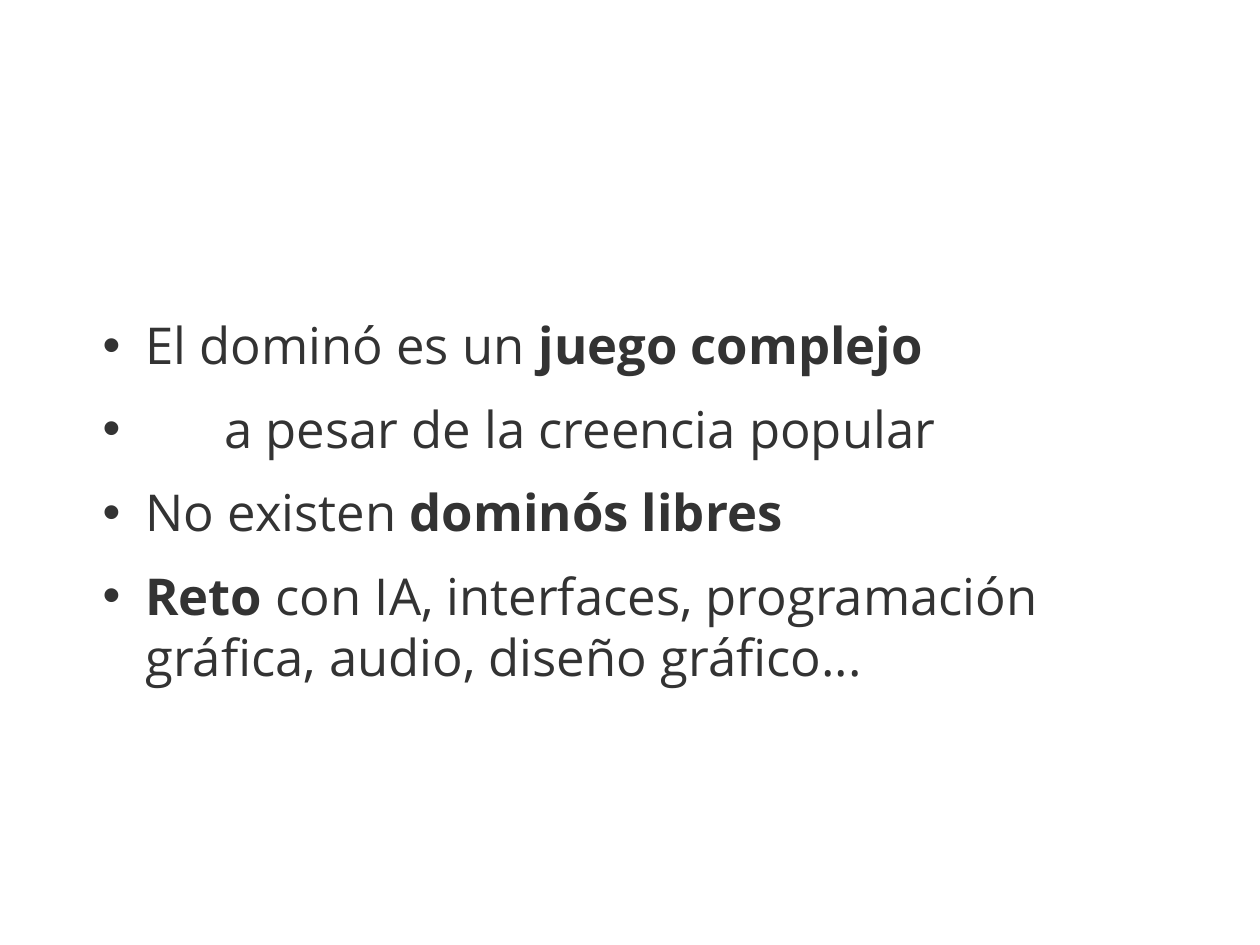
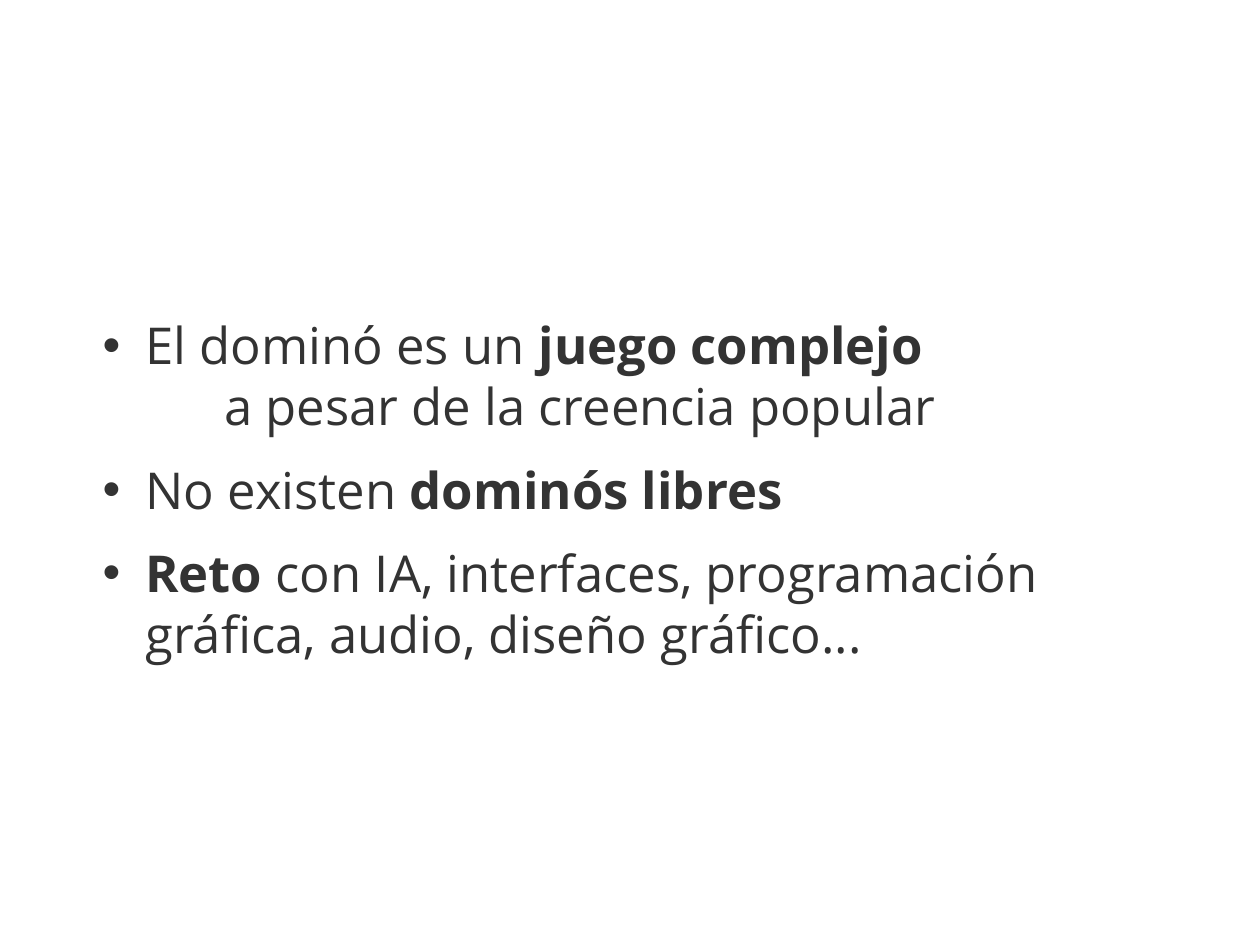
Before and after one commit to 3oheme/dominous, a slide deck: slide 6 of docs/presentacion/presentacion.odp. Drawn at 1260x945 pixels with LibreOffice and Linux fonts; fonts in the diff are those of the drawing; background and template pictures are left out. Boxes give left, top, right and bottom in pixels: in the first picture for what was removed or moved away, otherwise in the second. Text is boxed around its words. In the diff, an @@ line names an element or a change of style, - is before the commit and + after.

```diff
--- a/docs/presentacion/presentacion.odp
+++ b/docs/presentacion/presentacion.odp
@@ text at [145,325,935,438]: text changed @@
-• El dominó es un juego complejo
-            • a pesar de la creencia popular
+• El dominó es un juego complejo
+  a pesar de la creencia popular
```
Also in this commit, not shown: 5 other slides changed, 1 slide removed, 2 other files.
